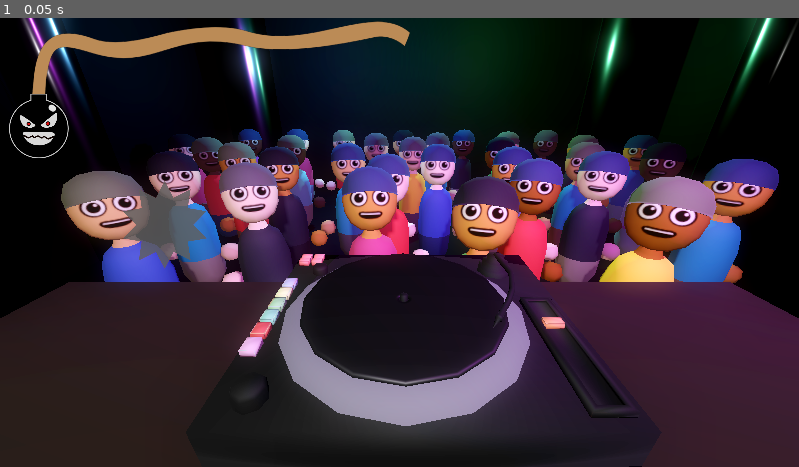
Above: before the commit, frame 1.
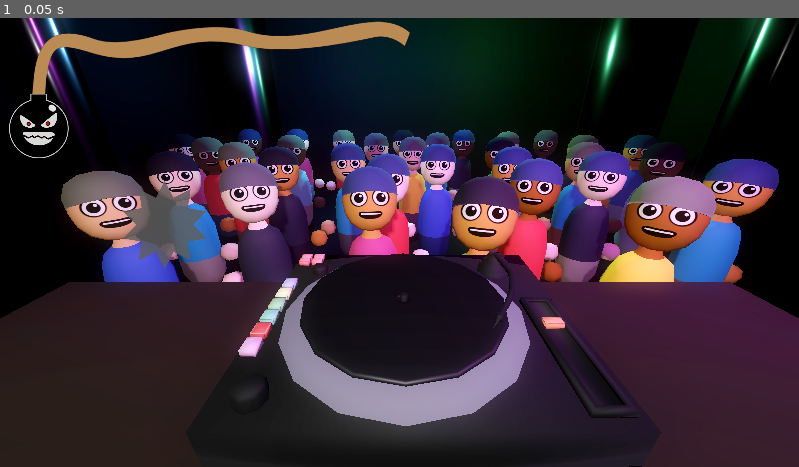
Above: after the commit, the same moment.

Repository: petegilb/rhythmjam
Game: Godot game, scene res://levels/main.tscn
Two runs of this game, one before a commit and one after it. Both use one fixed random seed, a clock stepped at 60 frames per second and the inputs below. Sound files missing from this copy of the repository are replaced by a short silence.
Inputs:
- Up to frame 1 (0.05 s): no input

The runs differ from the first frame. In frame 1, 1.2% of the frame differs, in the area x 10-96%, y 27-50%.

Commit message:
update crowd movement, change face expression, etc.

Diff:
--- a/assets/crowd/skin_face_mix.gdshader
+++ b/assets/crowd/skin_face_mix.gdshader
@@ -3,8 +3,9 @@
 // --- Skin base ---
 instance uniform vec4 skin_color : source_color = vec4(1.0, 0.8, 0.7, 1.0);
 
-// --- Face decal texture (RGBA, alpha = mask) ---
-uniform sampler2D face_tex : source_color, filter_linear_mipmap, hint_default_transparent;
+// --- Face decal textures (RGBA, alpha = mask), one expression per layer ---
+uniform sampler2DArray face_tex : source_color, filter_linear;
+instance uniform float face_index = 0.0;
 uniform vec2 face_uv_scale = vec2(1.0, 1.0);
 uniform vec2 face_uv_offset = vec2(0.0, 0.0);
 uniform float face_opacity : hint_range(0.0, 1.0) = 1.0;
@@ -21,7 +22,7 @@
 
 void fragment() {
 	vec2 face_uv = UV * face_uv_scale + face_uv_offset;
-	vec4 face = texture(face_tex, face_uv);
+	vec4 face = texture(face_tex, vec3(face_uv, face_index));
 
 	// Blend face over the flat skin color using the texture's alpha
 	ALBEDO = mix(skin_color.rgb, face.rgb, face.a * face_opacity);
--- a/assets/crowd/skin_face_mix.tres
+++ b/assets/crowd/skin_face_mix.tres
@@ -1,13 +1,10 @@
 [gd_resource type="ShaderMaterial" format=3 uid="uid://c6luhqy4hv6om"]
 
 [ext_resource type="Shader" uid="uid://du1usxsvmybno" path="res://assets/crowd/skin_face_mix.gdshader" id="1_25vn7"]
-[ext_resource type="Texture2D" uid="uid://cm18pcxfktkm3" path="res://assets/crowd_FaceHappy.png" id="2_t4bk8"]
 
 [resource]
 render_priority = 0
 shader = ExtResource("1_25vn7")
-shader_parameter/skin_color = Color(0.99999815, 0.63387084, 0.4459719, 1)
-shader_parameter/face_tex = ExtResource("2_t4bk8")
 shader_parameter/face_uv_scale = Vector2(1, 1)
 shader_parameter/face_uv_offset = Vector2(0, 0)
 shader_parameter/face_opacity = 1.0
--- a/crowd/crowd_manager.gd
+++ b/crowd/crowd_manager.gd
@@ -47,6 +47,12 @@
 	Color.from_rgba8(141, 85, 36),
 	Color.html("#5C4033")
 ]
+const SKIN_MATERIAL: ShaderMaterial = preload("res://assets/crowd/skin_face_mix.tres")
+const FACE_TEXTURES: Array[Texture2D] = [
+	preload("res://assets/FaceHappy.png"),
+	preload("res://assets/FaceMad.png"),
+]
+
 const SKIN_MAT_IDX = 0
 const SHIRT_MAT_IDX = 1
 const PANTS_MAT_IDX = 2
@@ -67,16 +73,41 @@
 const SUCCESS_JUMP_HEIGHT_MAX = 0.4
 const SUCCESS_HAND_HEIGHT_MIN = 0.05
 const SUCCESS_HAND_HEIGHT_MAX = 0.4
+const SUCCESS_HAND_CHANCE = 0.5
+
+# crowd animation state. changed to refcounted so we can tween it
+class Bobber extends RefCounted:
+	var skeleton: Skeleton3D
+	var body: Node3D
+	var mesh: MeshInstance3D
+	# cached rest poses we offset from
+	var look_basis: Basis
+	var head_origin: Vector3
+	var lhand_rest: Transform3D
+	var rhand_rest: Transform3D
+	var rest_y: float
+	var phase: float
+	var amount: float
+	var bounce: float
+	# tweened on a successful input, read back in _process
+	var jump: float = 0.0
+	var lhand_raise: float = 0.0
+	var rhand_raise: float = 0.0
 
 var crowd_members: Array = []
 # per-member bob state, built in _ready so _process never has to get_node
-var bobbers: Array[Dictionary] = []
+var bobbers: Array[Bobber] = []
 
 func _ready() -> void:
 	main.input_success.connect(input_success)
+	main.game_ended.connect(game_ended)
+	main.input_miss.connect(input_miss)
 
 	# get all crowd members
 	crowd_members = crowd_parent.get_children()
+
+	# the material is shared, so the face set only needs uploading once
+	SKIN_MATERIAL.set_shader_parameter("face_tex", build_face_array())
 
 	# set the materials for each person
 	for person: Node3D in crowd_members:
@@ -104,20 +135,35 @@
 		if dir.is_zero_approx():
 			continue
 
-		var b := Basis.looking_at(-dir, Vector3.UP)
-		skeleton.set_bone_global_pose(HEAD_BONE_IDX, Transform3D(b, pose.origin))
+		var basis := Basis.looking_at(-dir, Vector3.UP)
+		skeleton.set_bone_global_pose(HEAD_BONE_IDX, Transform3D(basis, pose.origin))
 
 		# cache what the bob needs
-		bobbers.append({
-			"skeleton": skeleton,
-			"body": person,
-			"look_basis": b,
-			"head_origin": pose.origin,
-			"rest_y": person.position.y,
-			"phase": randf_range(-BOB_PHASE_JITTER, BOB_PHASE_JITTER),
-			"amount": randf_range(BOB_AMOUNT_MIN, BOB_AMOUNT_MAX),
-			"bounce": randf_range(0.0, BOUNCE_MAX),
-		})
+		var bobber := Bobber.new()
+		bobber.skeleton = skeleton
+		bobber.body = person
+		bobber.mesh = mesh
+		bobber.look_basis = basis
+		bobber.head_origin = pose.origin
+		bobber.lhand_rest = skeleton.get_bone_global_pose(LHAND_BONE_IDX)
+		bobber.rhand_rest = skeleton.get_bone_global_pose(RHAND_BONE_IDX)
+		bobber.rest_y = person.position.y
+		bobber.phase = randf_range(-BOB_PHASE_JITTER, BOB_PHASE_JITTER)
+		bobber.amount = randf_range(BOB_AMOUNT_MIN, BOB_AMOUNT_MAX)
+		bobber.bounce = randf_range(0.0, BOUNCE_MAX)
+		bobbers.append(bobber)
+
+# pack the faces into one array texture. layers must share a size and format
+func build_face_array() -> Texture2DArray:
+	var images: Array[Image] = []
+	for texture in FACE_TEXTURES:
+		var image: Image = texture.get_image().duplicate()
+		image.convert(Image.FORMAT_RGBA8)
+		image.generate_mipmaps()
+		images.append(image)
+	var array := Texture2DArray.new()
+	array.create_from_images(images)
+	return array
 
 func _process(_delta: float) -> void:
 	if main.beat_duration <= 0.0:
@@ -132,18 +178,44 @@
 		skeleton.set_bone_global_pose(HEAD_BONE_IDX, Transform3D(
 			bobber.look_basis * Basis(Vector3.RIGHT, bob * bobber.amount),
 			bobber.head_origin))
-		var body: Node3D = bobber.body
-		body.position.y = bobber.rest_y - bob * bobber.bounce
+		bobber.body.position.y = bobber.rest_y - bob * bobber.bounce + bobber.jump
+		raise_bone(skeleton, LHAND_BONE_IDX, bobber.lhand_rest, bobber.lhand_raise)
+		raise_bone(skeleton, RHAND_BONE_IDX, bobber.rhand_rest, bobber.rhand_raise)
+
+# lift a bone straight up from its rest pose
+func raise_bone(skeleton: Skeleton3D, bone_idx: int, rest: Transform3D, height: float) -> void:
+	skeleton.set_bone_global_pose(bone_idx, Transform3D(rest.basis, rest.origin + Vector3.UP * height))
 
 func input_success() -> void:
+	var half_beat: float = main.beat_duration / 2.0
 	for bobber in bobbers:
-		var body: Node3D = bobber.body
-		var tween = get_tree().create_tween()
-		var jump_y = bobber.rest_y + randf_range(SUCCESS_JUMP_HEIGHT_MIN, SUCCESS_JUMP_HEIGHT_MAX)
-		tween.tween_property(body, "position:y", jump_y, main.beat_duration/2.0)
-		tween.tween_property(body, "position:y", bobber.rest_y, main.beat_duration/2.0)
-
-		#var skeleton: Skeleton3D = bobber.skeleton
-		#var lhand_base: Transform3D = skeleton.get_bone_global_pose(LHAND_BONE_IDX)
-		#var lhand_tween = get_tree().create_tween().set_trans(Tween.TRANS_SINE)
-		#lhand_tween.tween_property()
+		bob_crowd(bobber, "jump", half_beat, randf_range(SUCCESS_JUMP_HEIGHT_MIN, SUCCESS_JUMP_HEIGHT_MAX))
+		if randf() < SUCCESS_HAND_CHANCE:
+			bob_crowd(bobber, "lhand_raise", half_beat,
+				randf_range(SUCCESS_HAND_HEIGHT_MIN, SUCCESS_HAND_HEIGHT_MAX))
+		if randf() < SUCCESS_HAND_CHANCE:
+			bob_crowd(bobber, "rhand_raise", half_beat,
+				randf_range(SUCCESS_HAND_HEIGHT_MIN, SUCCESS_HAND_HEIGHT_MAX))
+
+func bob_crowd(bobber: Bobber, property: String, half_beat: float, peak: float, loops:bool = false) -> void:
+	var tween := create_tween().set_trans(Tween.TRANS_SINE)
+	if loops:
+		tween.set_loops()
+	tween.tween_property(bobber, property, peak, half_beat)
+	tween.tween_property(bobber, property, 0.0, half_beat)
+
+func game_ended() -> void:
+	if main.game_over and main.ui_win_screen.visible:
+		for bobber in bobbers:
+			bob_crowd(bobber, "jump", 0.4, randf_range(SUCCESS_JUMP_HEIGHT_MIN, SUCCESS_JUMP_HEIGHT_MAX), true)
+	else:
+		set_face(1.0)
+
+func input_miss() -> void:
+	set_face(1.0)
+	await get_tree().create_timer(0.25).timeout
+	set_face(0.0)
+
+func set_face(idx: float) -> void:
+	for bobber in bobbers:
+		bobber.mesh.set_instance_shader_parameter("face_index", idx)
--- a/main.gd
+++ b/main.gd
@@ -5,6 +5,8 @@
 signal enter_beat
 signal exit_beat
 signal input_success
+signal input_miss
+signal game_ended
 
 @onready var music_player: AudioStreamPlayer = $MusicPlayer
 @onready var sfx_player: AudioStreamPlayer = $SFXPlayer1
@@ -44,7 +46,7 @@
 var fuse = 100.0
 var fuse_speed = 1.0
 var fuse_pause = 0.0
-const MISS_PENALTY = 10.0
+const MISS_PENALTY = 5.0
 const HIT_PAUSE = 0.5
 
 # sfx
@@ -172,6 +174,7 @@
 		var hit_idx = active_input_beats_sec.find(active_beat_position)
 		if active_ui[hit_idx].visible:
 			play_sfx(disappointment)
+			input_miss.emit()
 			fuse -= MISS_PENALTY
 		active_beat_position = -1
 		exit_beat.emit()
@@ -232,12 +235,13 @@
 		ui_win_screen.visible = true
 		ui_game.visible = false
 		end_music_player.play()
-		print("show ui here.")
+		game_ended.emit()
 	else:
 		record.rotation = Vector3(0, 0, 0)
 		anim_player.play("EXPLODE")
 		play_sfx(evil_laugh_sfx)
 		print("you lose! the bomb exploded!")
+		game_ended.emit()
 		await anim_player.animation_finished
 		ui_lose_screen.visible = true
 		ui_game.visible = false
Binary file added: assets/FaceHappy.png
Not shown, added: assets/FaceHappy.png.import
Binary file added: assets/FaceMad.png
Not shown, added: assets/FaceMad.png.import
